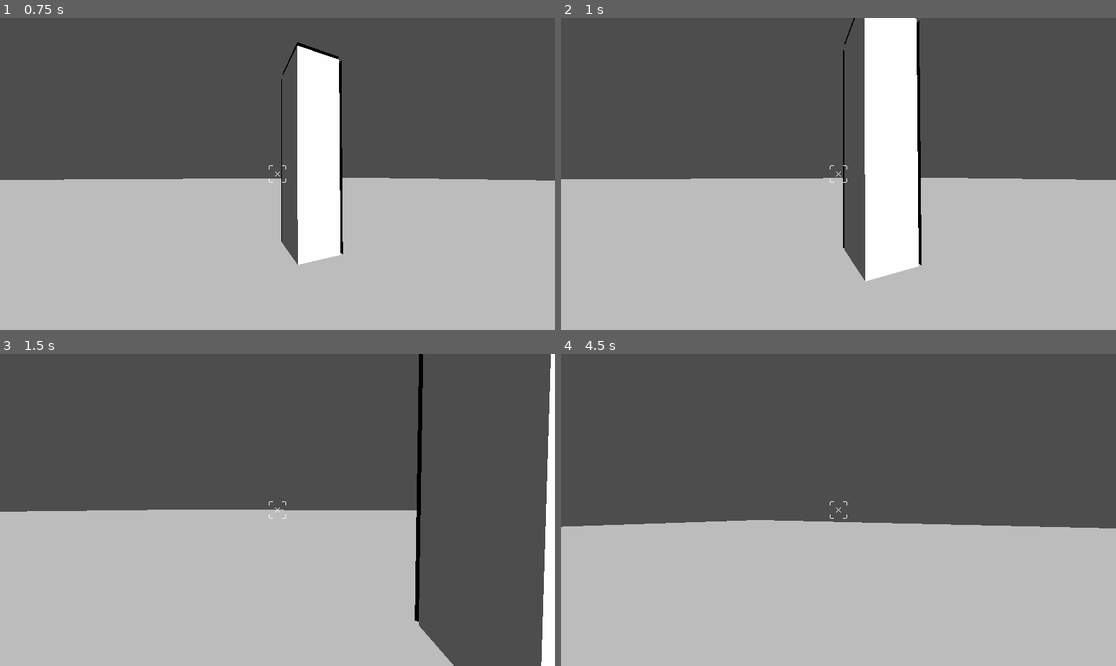
Above: before the commit, frames 1-4 (two rows, left to right).
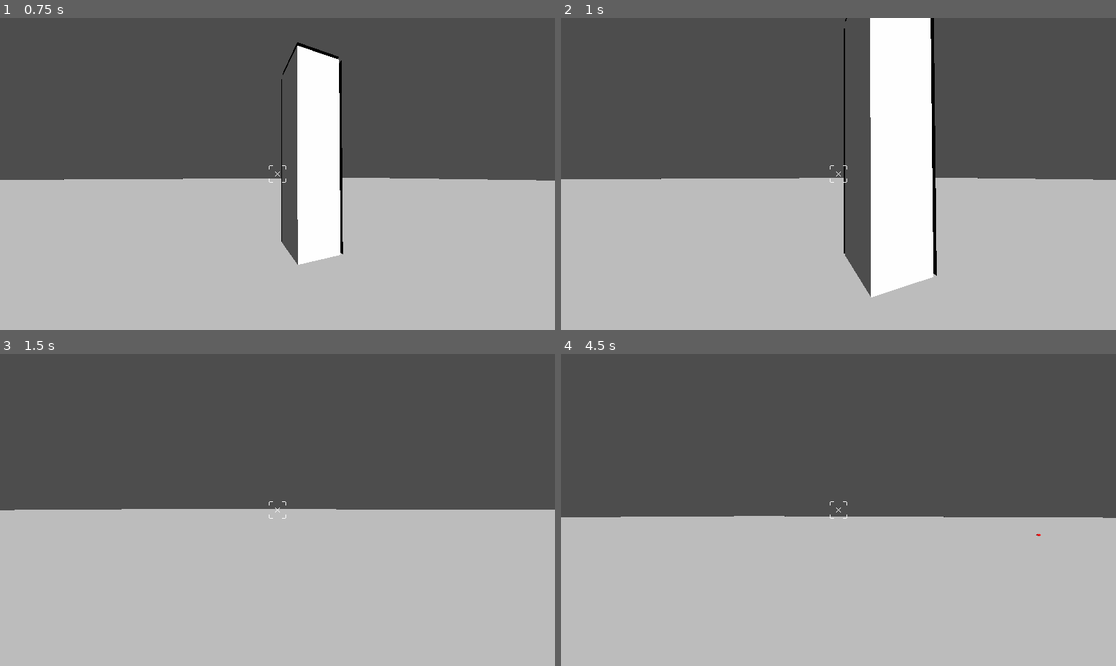
Above: after the commit, the same moments.

Repository: TuniTem/GGJ-2026-cutout
Game: Godot game, scene res://scenes/testmain.tscn
Two runs of this game, one before a commit and one after it. Both use one fixed random seed, a clock stepped at 60 frames per second and the inputs below.
Inputs (mouse positions are in pixels of both pictures, inside the frame that each line leads up to):
- Up to frame 1 (0.75 s): move the mouse to (305, 174) at 0.52 s; hold W (forward) from 0.53 s (still down); hold Ctrl (movement_ctrl) from 0.53 s (still down)
- Up to frame 2 (1 s): keep holding W (forward); keep holding Ctrl (movement_ctrl); tap Space (jump) at 0.77 s; tap Shift (slide) at 0.8 s
- Up to frame 3 (1.5 s): keep holding W (forward); tap Space (jump) at 1.07 s; move the mouse to (249, 510) at 1.27 s; release Ctrl (movement_ctrl) at 1.28 s; tap Shift (slide) at 1.35 s
- Up to frame 4 (4.5 s): keep holding W (forward); tap Space (jump) at 1.52, 1.55, 1.82, 3.02, 3.32, 3.77, 3.8, 4.07 s; move the mouse to (849, 503) at 2.02 s; hold Space (jump) 2.03-2.78 s; tap Ctrl (movement_ctrl) at 2.3, 2.85 s; move the mouse to (832, 516) at 2.77 s; tap Shift (slide) at 3.05 s; move the mouse to (877, 513) at 3.52 s; press the mouse at (877, 513) at 3.53 s; move the mouse to (794, 506) at 4.27 s; release the mouse at (794, 506) at 4.28 s; right-click (794, 506) at 4.35 s

Frame 1 is identical in both runs. In frame 2, 4.3% of the frame differs, in the area x 17-96%, y 0-90%; in frame 3, 13%, in the area x 0-100%, y 0-100%; in frame 4, 2.3%.
Error before the commit: Invalid access to property or key 'pillard' on a base object of type 'Area3D (projectile.gd)'. (res://scenes/player.gd:201)
Error after the commit: Invalid access to property or key 'pillard' on a base object of type 'Area3D (projectile.gd)'. (res://scenes/player.gd:206)

Commit message:
miltiple controllers

Diff:
--- a/scenes/player.gd
+++ b/scenes/player.gd
@@ -2,7 +2,7 @@
 extends CharacterBody3D
 
 var player_number : int = -1
-var using_controller : bool = false
+var using_controller : bool = true
 var device_id: int = -1
 
 const PROJECTILE = preload("uid://dgpicqgfhtwwf")
@@ -52,6 +52,7 @@
 var slide_speed : float = 0.0
 var slide_direction : Vector2
 var bounce_timer : float = -1.0
+var can_slide : bool = true
 
 # zoom
 const ZOOM_AMMOUNT = 0.4
@@ -84,6 +85,9 @@
 func _physics_process(delta: float) -> void:
 	if bounce_timer > 0.0: bounce_timer -= delta
 	if movement_ctrl_timer > 0.0: movement_ctrl_timer -= delta
+	if is_on_floor(): can_slide = true
+
+
 	if not is_sliding:
 		if not using_controller:
 			dir = Vector2(Input.get_action_strength("forward") - Input.get_action_strength("backward"),
@@ -156,8 +160,8 @@
 	else:
 		if device_id != event.device: return
 
-		dir = Vector2(event.get_action_strength("forward") - event.get_action_strength("backward"),
-			event.get_action_strength("left") - event.get_action_strength("right")).normalized()
+		#dir = Vector2(event.get_action_strength("forward_" + str(device_id)) - event.get_action_strength("backward_" + str(device_id)),
+			#event.get_action_strength("left_" + str(device_id)) - event.get_action_strength("right_" + str(device_id))).normalized()
 
 
 	if event.is_action_pressed("zoom"):
@@ -183,6 +187,7 @@
 			velocity = get_look_dir() * movement_ctrl_stored_speed
 			vel2D = Vector2(velocity.z, velocity.x)
 			movement_ctrl_stored_speed = 0.0
+			is_movement_ctrl_pressed = false
 
 	if event.is_action_pressed("primary"):
 		if active_projectile:
@@ -205,8 +210,9 @@
 				active_projectile.create_vertical_pillar()
 				active_projectile.pillared = true
 
-	if event.is_action_pressed("slide"):
+	if event.is_action_pressed("slide") and can_slide:
 		is_sliding = true
+		can_slide = false
 		slide_speed = Vector2(abs(velocity.x), abs(velocity.z)).length()
 		print("d", dir)
 		slide_direction = dir.rotated(rotation.y + PI)
